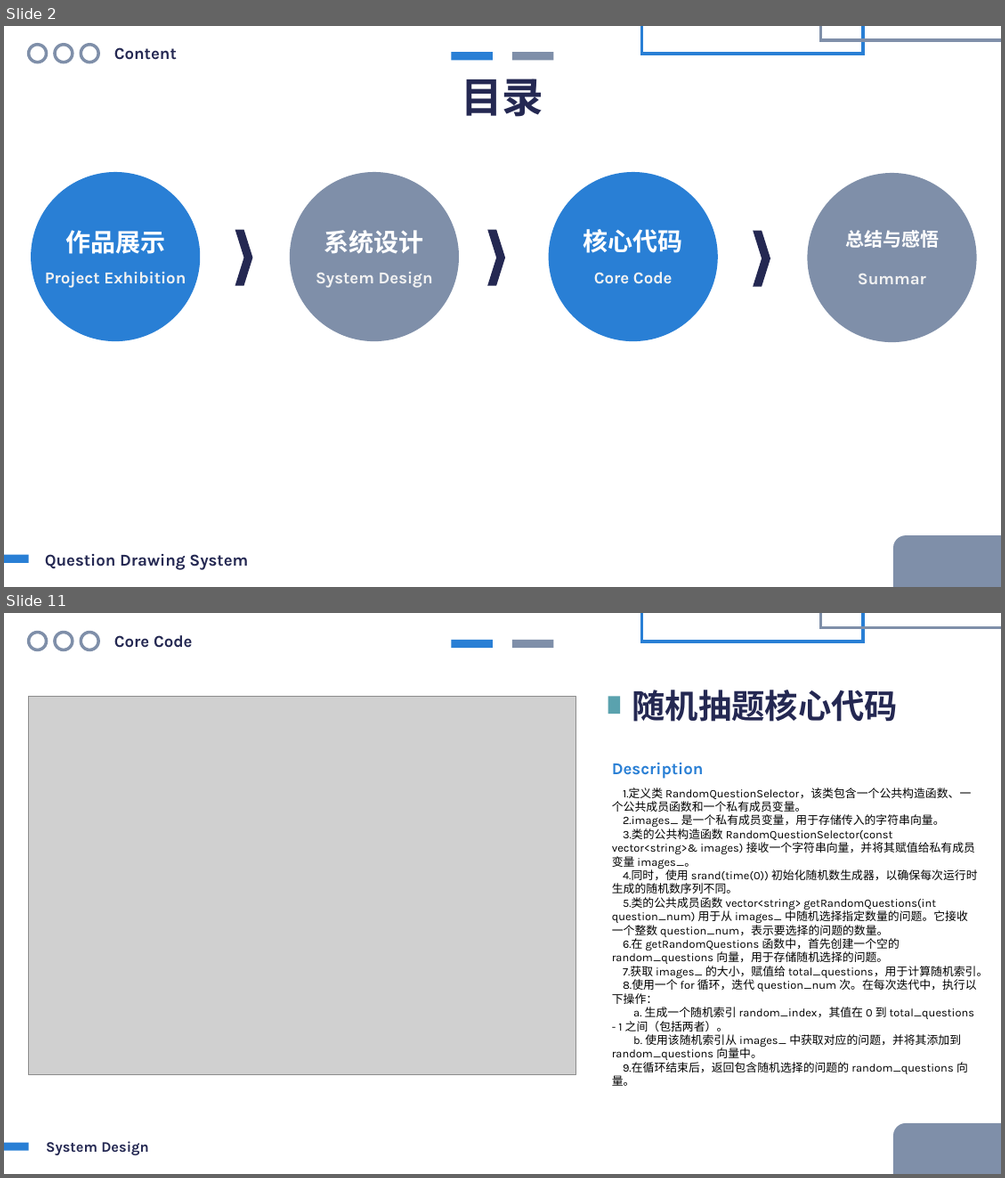
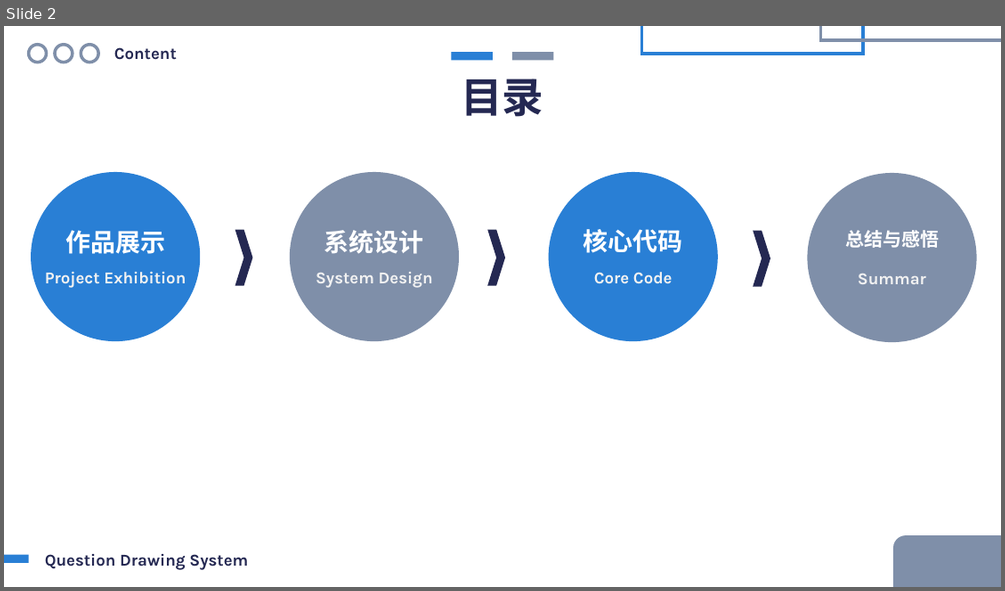
Before and after one commit to HoshiMeisa/Course-Selection-System, a slide deck: ThesisDefense.pptx. Shown one above the other, each under a label of ours: slides 2 and 11 before the commit, slide 2 after it; the slides between them are not shown. The pictures are 1005x1178 and 1005x591 pixels, drawn with LibreOffice and Linux fonts; fonts in the diff are those of the drawing; grey boxes stand for pictures. Boxes give left, top, right and bottom in pixels: in the first picture for what was removed or moved away, otherwise in the second. Text is boxed around its words. In the diff, an @@ line names an element or a change of style, - is before the commit and + after.

```diff
--- a/ThesisDefense.pptx
+++ b/ThesisDefense.pptx
@@ slide 11 removed at (4, 613, 1001, 1174), background #FFFFFF @@
@@ ellipse removed at (29, 633, 47, 650) @@
@@ ellipse removed at (55, 633, 73, 650) @@
@@ ellipse removed at (81, 633, 99, 650) @@
@@ text removed at (114, 635, 193, 648) @@
-Core Code
@@ rectangle removed at (642, 613, 863, 641) @@
@@ rectangle removed at (821, 613, 1001, 628) @@
@@ rectangle removed at (451, 640, 493, 648) @@
@@ rectangle removed at (512, 640, 554, 648) @@
@@ text removed at (631, 690, 898, 722) @@
-随机抽题核心代码
@@ picture removed at (29, 696, 576, 1074) @@
@@ rectangle removed at (608, 696, 620, 714) @@
@@ text removed at (612, 763, 704, 779) @@
-Description
@@ text removed at (612, 787, 987, 1074) @@
-1.定义类 RandomQuestionSelector，该类包含一个公共构造函数、一个公共成员函数和一个私有成员变量。
-2.images_ 是一个私有成员变量，用于存储传入的字符串向量。
-3.类的公共构造函数 RandomQuestionSelector(const vector<string>& images) 接收一个字符串向量，并将其赋值给私有成员变量 images_。
-4.同时，使用 srand(time(0)) 初始化随机数生成器，以确保每次运行时生成的随机数序列不同。
-5.类的公共成员函数 vector<string> getRandomQuestions(int question_num) 用于从 images_ 中随机选择指定数量的问题。它接收一个整数 question_num，表示要选择的问题的数量。
-6.在 getRandomQuestions 函数中，首先创建一个空的 random_questions 向量，用于存储随机选择的问题。
-7.获取 images_ 的大小，赋值给 total_questions，用于计算随机索引。
-8.使用一个 for 循环，迭代 question_num 次。在每次迭代中，执行以下操作：
-a. 生成一个随机索引 random_index，其值在 0 到 total_questions - 1 之间（包括两者）。
-b. 使用该随机索引从 images_ 中获取对应的问题，并将其添加到 random_questions 向量中。
-9.在循环结束后，返回包含随机选择的问题的 random_questions 向量。
@@ rectangle removed at (4, 1143, 28, 1151) @@
@@ text removed at (46, 1141, 149, 1155) @@
-System Design
@@ rounded rectangle removed at (893, 1123, 1001, 1174) @@
```
Also in this commit, not shown: 3 slides changed, 1 slide added, 8 other slides removed.
